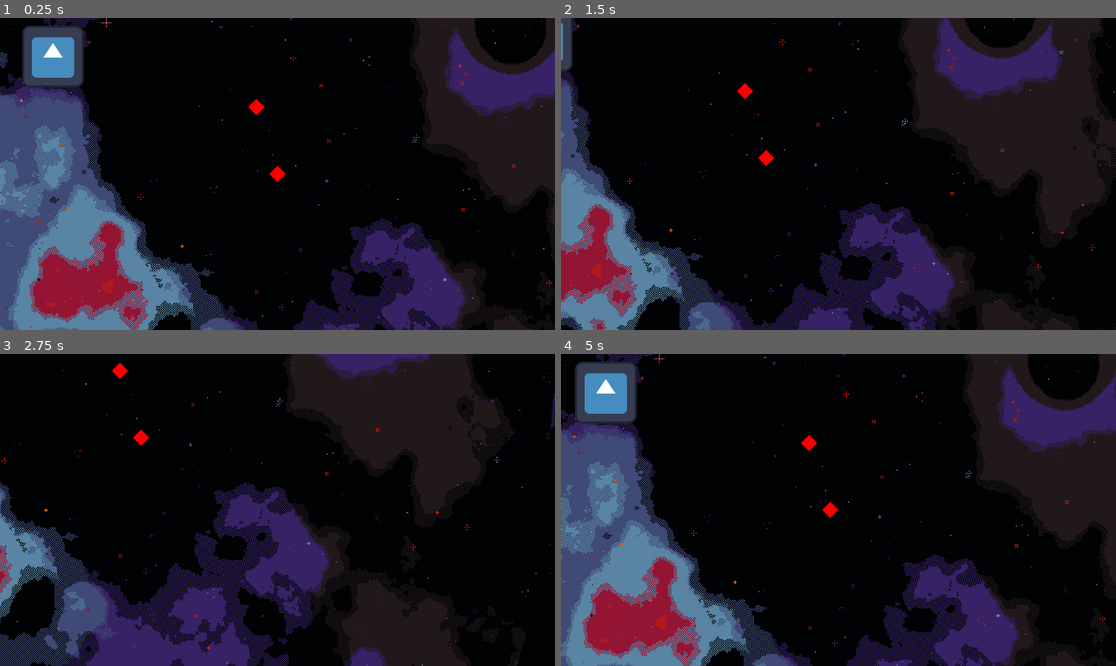
Above: before the commit, frames 1-4 (two rows, left to right).
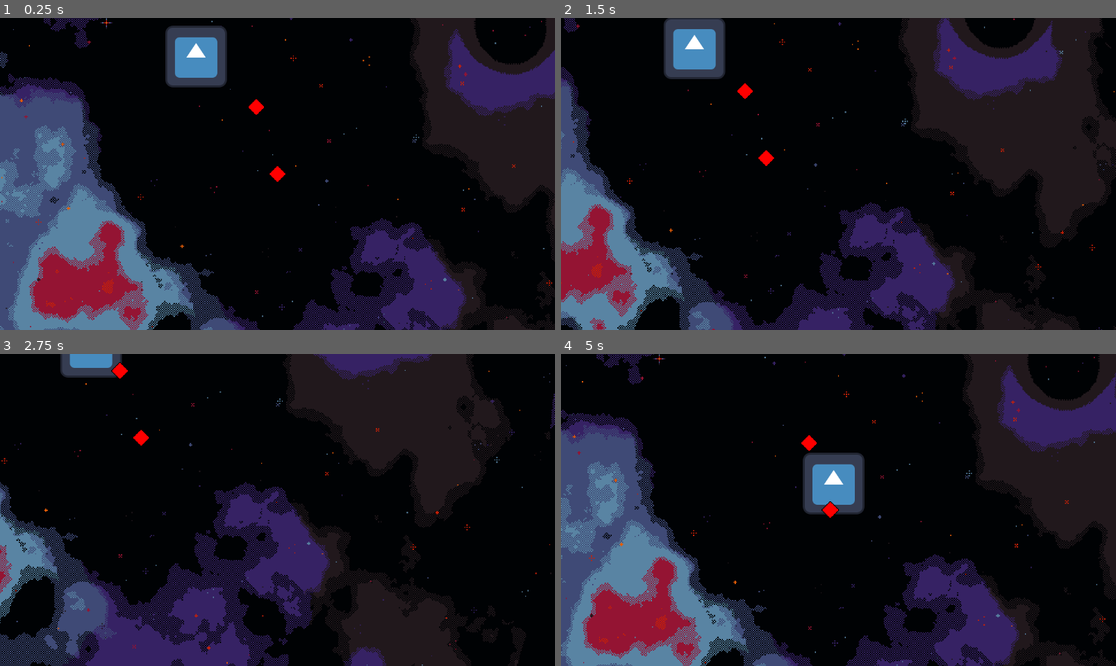
Above: after the commit, the same moments.

Repository: Likvik89/Towerdefence
Game: Godot game, scene res://Scenes/lvl.tscn
Two runs of this game, one before a commit and one after it. Both use one fixed random seed, a clock stepped at 60 frames per second and the inputs below. The engine's default icon, where the game draws it, is replaced by a stand-in: a white triangle on a blue panel in a dark square.
Inputs:
- Up to frame 1 (0.25 s): no input
- Up to frame 2 (1.5 s): hold D (move_right) 0.53-1.28 s; hold S (move_down) from 1.28 s (still down)
- Up to frame 3 (2.75 s): release S (move_down) at 2.03 s; hold D (move_right) from 2.03 s (still down)
- Up to frame 4 (5 s): release D (move_right) at 2.78 s; hold W (move_up) 2.78-3.53 s; hold A (move_left) from 3.53 s (still down)

The runs differ from the first frame. In frame 1, 4.3% of the frame differs, in the area x 4-41%, y 2-23%; in frame 2, 2.5%; in frame 3, 0.8%; in frame 4, 4.2%.

Commit message:
v0.0.0.2

Diff:
--- a/Scenes/camera.tscn
+++ b/Scenes/camera.tscn
@@ -1,14 +1,9 @@
-[gd_scene load_steps=3 format=3 uid="uid://dg3vy51cgk71m"]
+[gd_scene load_steps=2 format=3 uid="uid://dg3vy51cgk71m"]
 
 [ext_resource type="Script" path="res://Scripts/camera.gd" id="1_7mquw"]
-
-[sub_resource type="CircleShape2D" id="CircleShape2D_r4lxo"]
 
 [node name="Camera" type="RigidBody2D"]
 gravity_scale = 0.0
 script = ExtResource("1_7mquw")
 
-[node name="CollisionShape2D" type="CollisionShape2D" parent="."]
-shape = SubResource("CircleShape2D_r4lxo")
-
 [node name="Camera2D" type="Camera2D" parent="."]
--- a/Scenes/enemy.tscn
+++ b/Scenes/enemy.tscn
@@ -6,7 +6,13 @@
 [sub_resource type="CircleShape2D" id="CircleShape2D_6xwwd"]
 radius = 23.3452
 
-[node name="Enemy" type="Node2D" groups=["enemies"]]
+[sub_resource type="RectangleShape2D" id="RectangleShape2D_lbho6"]
+size = Vector2(128, 128)
+
+[node name="Enemy" type="RigidBody2D" groups=["enemies"]]
+mass = 20.0
+gravity_scale = 0.0
+lock_rotation = true
 script = ExtResource("1_unj6i")
 
 [node name="Sprite2D" type="Sprite2D" parent="."]
@@ -17,4 +23,8 @@
 [node name="CollisionShape2D" type="CollisionShape2D" parent="Area2D"]
 shape = SubResource("CircleShape2D_6xwwd")
 
+[node name="CollisionShape2D" type="CollisionShape2D" parent="."]
+shape = SubResource("RectangleShape2D_lbho6")
+
+[connection signal="area_entered" from="Area2D" to="." method="_on_area_2d_area_entered"]
 [connection signal="body_entered" from="Area2D" to="." method="_on_area_2d_body_entered"]
--- a/Scenes/lvl.tscn
+++ b/Scenes/lvl.tscn
@@ -12,6 +12,7 @@
 texture = ExtResource("1_s0a5k")
 
 [node name="Enemy" parent="." instance=ExtResource("2_pf22n")]
+position = Vector2(297, 0)
 
 [node name="waypoints" type="Node2D" parent="."]
 unique_name_in_owner = true
--- a/Scenes/waypoint.tscn
+++ b/Scenes/waypoint.tscn
@@ -1,9 +1,15 @@
-[gd_scene load_steps=2 format=3 uid="uid://dogb53f8aoxrx"]
+[gd_scene load_steps=3 format=3 uid="uid://dogb53f8aoxrx"]
 
 [ext_resource type="Texture2D" uid="uid://cgmribhewb4hq" path="res://Sprites/New Piskel.png" id="1_oorlx"]
 
-[node name="Waypoint" type="Node2D" groups=["waypoints"]]
+[sub_resource type="CircleShape2D" id="CircleShape2D_csit1"]
+radius = 14.0
+
+[node name="Waypoint" type="Area2D" groups=["waypoints"]]
 
 [node name="Sprite2D" type="Sprite2D" parent="."]
 scale = Vector2(2, 2)
 texture = ExtResource("1_oorlx")
+
+[node name="CollisionShape2D" type="CollisionShape2D" parent="."]
+shape = SubResource("CircleShape2D_csit1")
--- a/Scripts/enemy.gd
+++ b/Scripts/enemy.gd
@@ -1,8 +1,9 @@
-extends Node2D
+extends RigidBody2D
 
 var waypoints = []
 var waypoint_reached = 0
-var speed = 2000
+var speed = 500
+var maxspeed = 500
 
 func _ready():
 	var tween = get_tree().create_tween()
@@ -11,13 +12,26 @@
 			waypoints.append(waypoint)
 
 
+func _integrate_forces(state):
+	pass
+	var way = (waypoints[waypoint_reached].position-position).normalized()
+	if linear_velocity.length() <= maxspeed:
+		apply_central_force(way*speed)
 
 func _process(delta):
-
-	#position = global_position-waypoints[waypoint_reached].global_position
 	pass
+	#print(waypoint_reached)
 
 
 func _on_area_2d_body_entered(waypoint):
 	if waypoint.is_in_group('waypoints'):
 		waypoint_reached += 1
+
+
+
+func _on_area_2d_area_entered(area):
+	if area.is_in_group('waypoints'):
+		waypoint_reached += 1
+		apply_central_impulse(-linear_velocity.normalized()*speed)
+		var way = (waypoints[waypoint_reached].position-position).normalized()
+		apply_central_impulse(way*speed)
--- a/project.godot
+++ b/project.godot
@@ -10,7 +10,7 @@
 
 [application]
 
-config/name="Towerdefence (start)"
+config/name="Towerdefence (proof of concept)"
 run/main_scene="res://Scenes/lvl.tscn"
 config/features=PackedStringArray("4.2", "Mobile")
 config/icon="res://Sprites/icon.svg"
Not shown: 1 places in Scenes/enemy.tscn that only renumber resources
